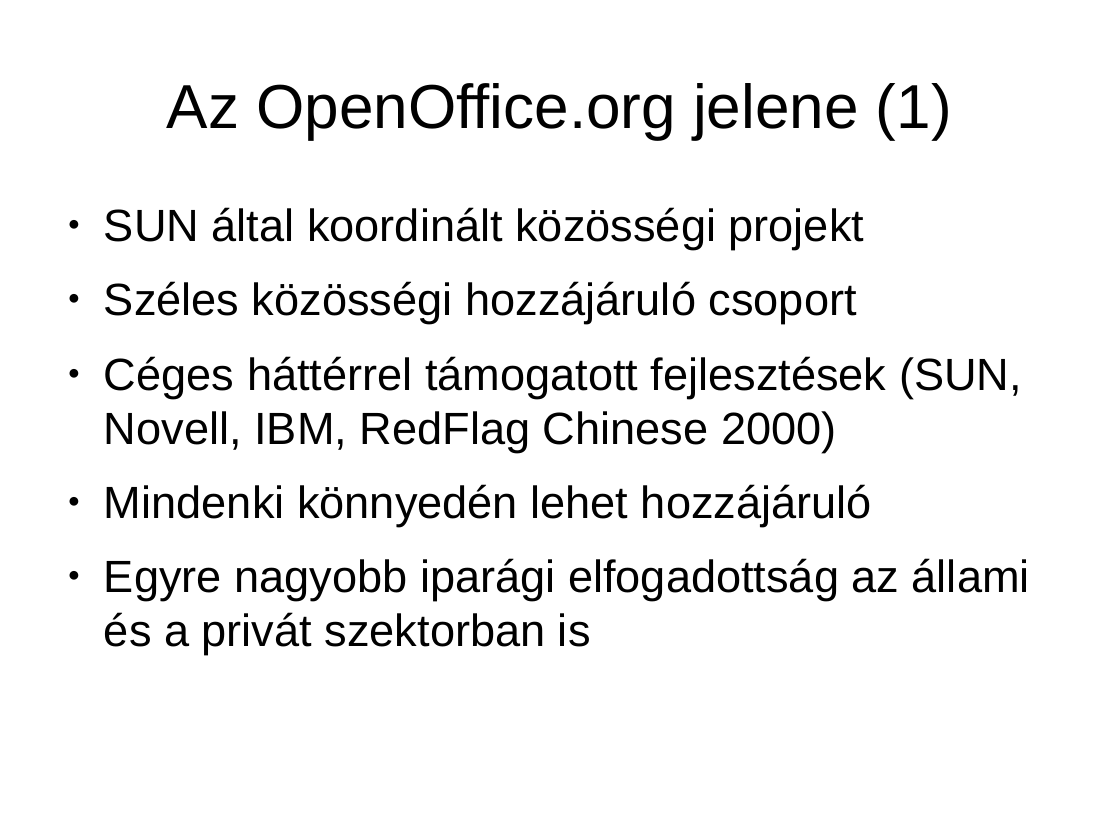
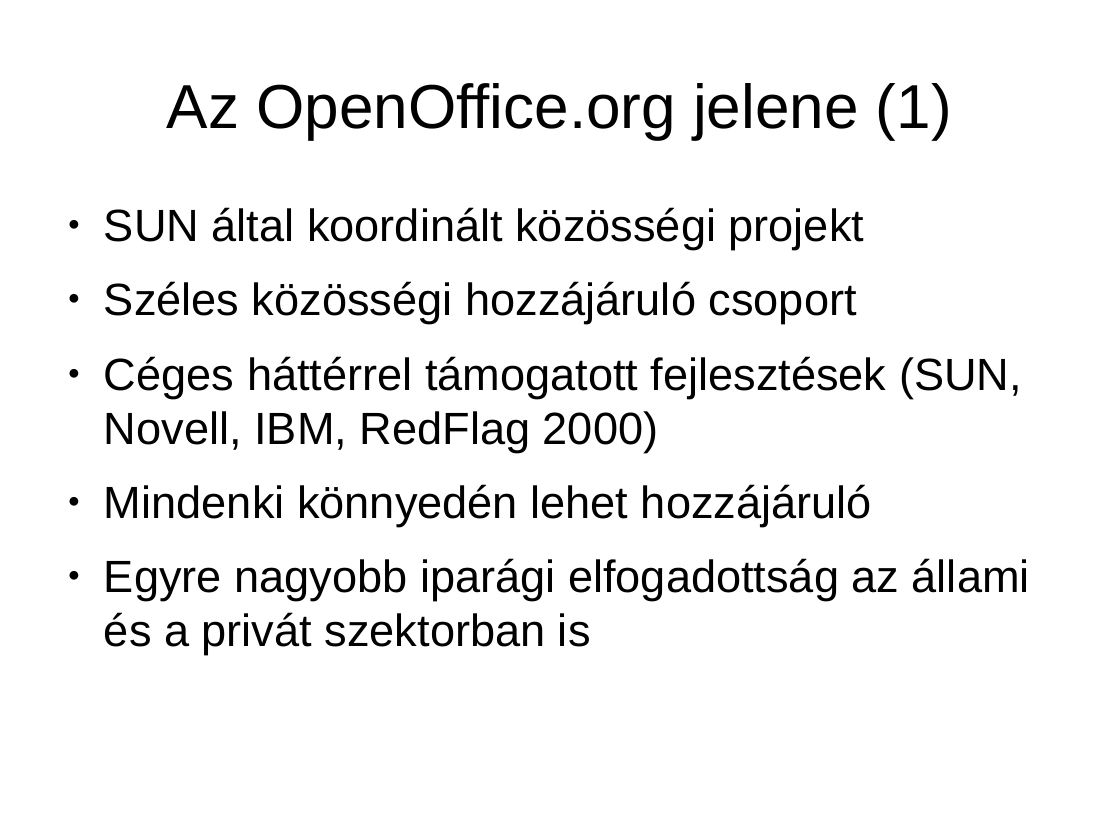
Before and after one commit to KAMI911/oxygenoffice, a slide deck: slide 4 of documents/marketing/hu/OpenOffice.org3_ujdonsagai.odp. Drawn at 1120x840 pixels with LibreOffice and Linux fonts; fonts in the diff are those of the drawing. Boxes give left, top, right and bottom in pixels: in the first picture for what was removed or moved away, otherwise in the second. Text is boxed around its words. In the diff, an @@ line names an element or a change of style, - is before the commit and + after.

```diff
--- a/documents/marketing/hu/OpenOffice.org3_ujdonsagai.odp
+++ b/documents/marketing/hu/OpenOffice.org3_ujdonsagai.odp
@@ text at (x1=104, y1=356, x2=1022, y2=452): text changed @@
-● Céges háttérrel támogatott fejlesztések (SUN, Novell, IBM, RedFlag Chinese 2000)
+● Céges háttérrel támogatott fejlesztések (SUN, Novell, IBM, RedFlag 2000)
```
Also in this commit, not shown: 7 other slides changed, 2 slides added.
